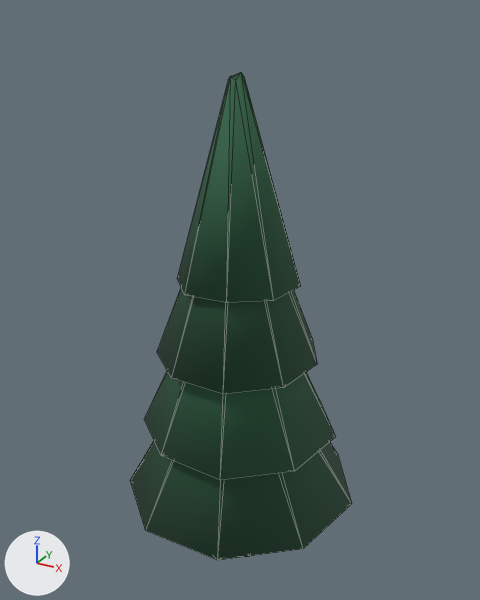
An edit to the glTF model everglade/assets/models/tree_pine_b.glb, drawn before and after from the same camera.
Both versions are drawn from a camera (50 mm lens) standing at (1.92, -3.45, 3.77) and looking at (-0.02, 0.07, 2.01). Arrows for +X, +Y and +Z are at lower left; the lights stay in place. The picture after the commit comes second. Mesh edges are drawn as thin lines. Vertices at exactly the same position are counted once.

Before the edit, the objects in view are built like this:
```python
me_tree = bpy.data.meshes.new('Tree')
me_tree.from_pydata(...)  # 84 vertices, 148 faces; spans x -0.79..0.83, y -0.76..0.8, z 0.0..3.44
me_tree.materials.append(mat_vertexcolor)
ob_tree = bpy.data.objects.new('Tree', me_tree)
ob_tree.location = (0.0, 0.0, 0.0)
```
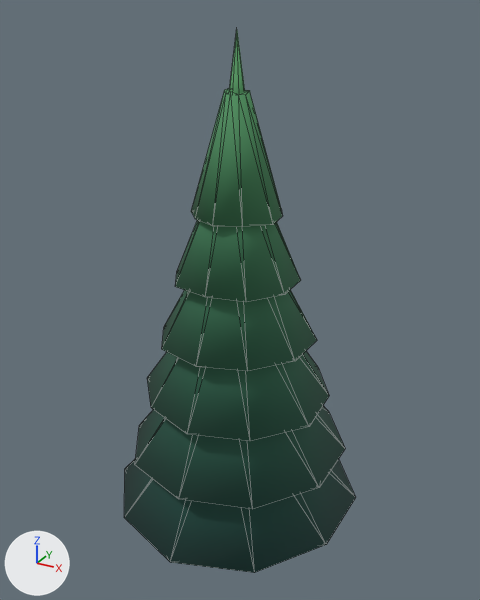
Pixel boxes (x1, y1, x2, y2) of what changed, in the pictures (480 x 600 px):
'Tree', reshaped (11% taller)
    before: (130, 72, 352, 560)
    after: (124, 31, 356, 573)
part 1 of me_tree, added (green)
    after: (229, 31, 245, 94)
part 2 of me_tree, rebuilt
    before: (177, 72, 301, 303)
    after: (175, 220, 301, 302)
part 3 of me_tree, rebuilt
    before: (130, 441, 352, 560)
    after: (135, 406, 345, 509)
part 4 of me_tree, rebuilt
    before: (157, 288, 317, 394)
    after: (162, 290, 317, 371)
part 5 of me_tree, rebuilt
    before: (144, 371, 335, 480)
    after: (147, 351, 329, 441)
part 6 of me_tree, added (cyan)
    after: (124, 459, 356, 573)
part 7 of me_tree, added (green)
    after: (191, 88, 283, 227)

The change, as a list of edits to the scene's bpy script:
```text
Change me_tree:
    used by ob_tree; location = (0.0, 0.0, 0.0)
    remove me_tree.from_pydata(...)  # 84 vertices, 148 faces; spans x -0.79..0.83, y -0.76..0.8, z 0.0..3.44
    add me_tree.from_pydata(...)  # 215 vertices, 374 faces; spans x -0.84..0.81, y -0.88..0.86, z 0.0..3.67
    me_tree part 1: a new loose piece, an 8-sided cone pointing to +z spanning x -0.08..0.08, y -0.08..0.08, z 3.1..3.67, in mat_vertexcolor
    me_tree part 2: the loose piece of 18 vertices spanning x -0.41..0.41, y -0.39..0.38, z 2.19..3.44 is rebuilt with 20 vertices and now spans x -0.39..0.39, y -0.39..0.41, z 2.21..2.95
    me_tree part 3: the loose piece of 18 vertices spanning x -0.79..0.83, y -0.76..0.8, z 0.61..1.86 is rebuilt with 20 vertices and now spans x -0.71..0.72, y -0.75..0.77, z 0.98..1.71
    me_tree part 4: the loose piece of 18 vertices spanning x -0.53..0.53, y -0.51..0.51, z 1.67..2.91 is rebuilt with 20 vertices and now spans x -0.48..0.5, y -0.51..0.5, z 1.8..2.54
    me_tree part 5: the loose piece of 18 vertices spanning x -0.65..0.68, y -0.64..0.65, z 1.14..2.39 is rebuilt with 20 vertices and now spans x -0.61..0.62, y -0.63..0.62, z 1.39..2.13
    me_tree part 6: a new loose piece of 20 vertices spanning x -0.84..0.81, y -0.88..0.86, z 0.58..1.31, in mat_vertexcolor
    me_tree part 7: a new loose piece of 20 vertices spanning x -0.28..0.29, y -0.29..0.29, z 2.62..3.35, in mat_vertexcolor
    other edits to the shape of me_tree do not show in these pictures
```
